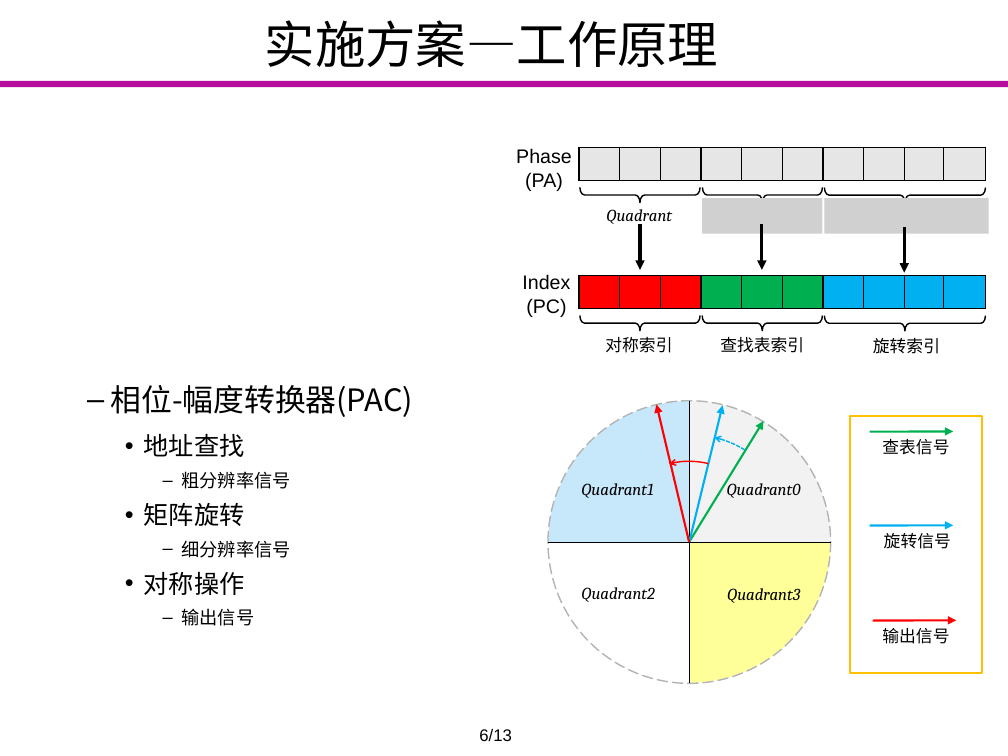
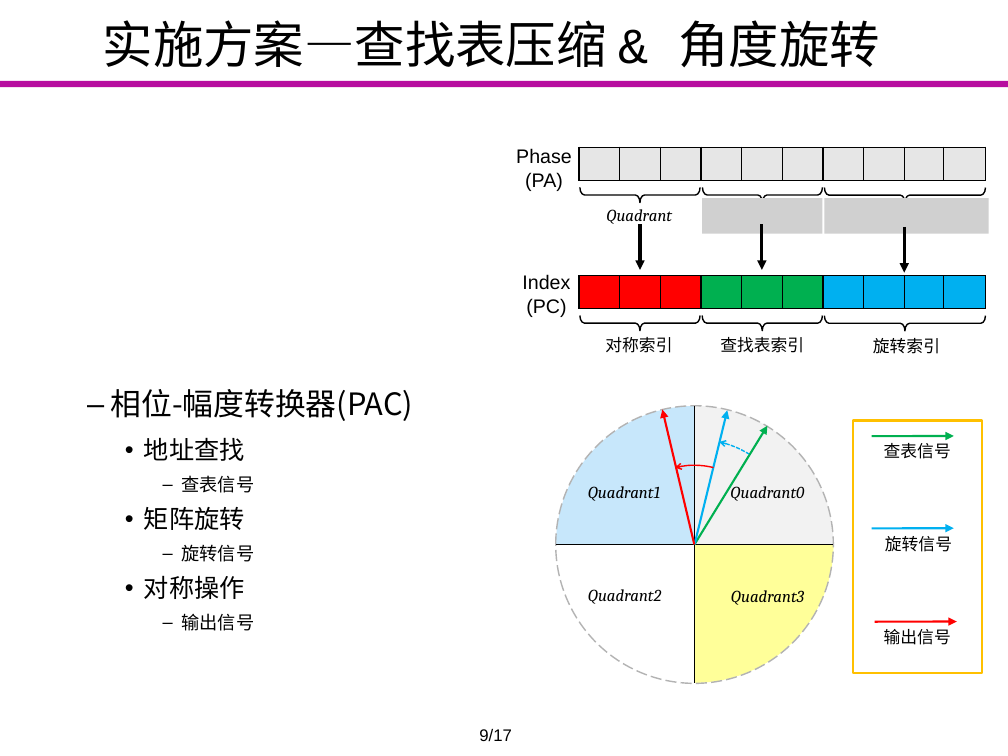
Before and after one commit to Markov2016/lunwen, a slide deck: slide 9 of dabian/杨一雄_毕业设计答辩.pptx. Drawn at 1008x756 pixels with LibreOffice and Linux fonts; fonts in the diff are those of the drawing; grey boxes stand for pictures; background and template pictures are left out. Boxes give left, top, right and bottom in pixels: in the first picture for what was removed or moved away, otherwise in the second. Text is boxed around its words. In the diff, an @@ line names an element or a change of style, - is before the commit and + after.

```diff
--- a/dabian/杨一雄_毕业设计答辩.pptx
+++ b/dabian/杨一雄_毕业设计答辩.pptx
@@ title at bbox=[103, 20, 880, 67]: text changed @@
-实施方案—工作原理
+实施方案—查找表压缩 & 角度旋转
@@ ellipse: place and size @@
-ellipse at bbox=[548, 401, 831, 683]
+ellipse at bbox=[555, 406, 833, 683]
@@ pie slice (boxed as its full ellipse): place and size @@
-pie slice (boxed as its full ellipse) at bbox=[547, 401, 830, 683]
+pie slice (boxed as its full ellipse) at bbox=[555, 406, 833, 683]
@@ pie slice (boxed as its full ellipse): place and size @@
-pie slice (boxed as its full ellipse) at bbox=[548, 400, 831, 683]
+pie slice (boxed as its full ellipse) at bbox=[556, 405, 834, 683]
@@ pie slice (boxed as its full ellipse): place and size @@
-pie slice (boxed as its full ellipse) at bbox=[548, 401, 831, 684]
+pie slice (boxed as its full ellipse) at bbox=[556, 406, 834, 684]
@@ 3 arrows, 2 arc (boxed as its full ellipse)s, 1 text: place and size @@
-3 arrows, 2 arc (boxed as its full ellipse)s, 1 text at bbox=[582, 404, 800, 649]
+3 arrows, 2 arc (boxed as its full ellipse)s, 1 text at bbox=[589, 409, 804, 650]
@@ line moved from (689, 401) - (689, 683) to (695, 406) - (695, 683) @@
@@ rectangle: place and size @@
-rectangle at bbox=[851, 415, 983, 672]
+rectangle at bbox=[853, 420, 982, 673]
@@ 2 arrows, 1 text: place and size @@
-2 arrows, 1 text at bbox=[870, 431, 954, 525]
+2 arrows, 1 text at bbox=[872, 436, 954, 528]
@@ text at bbox=[182, 475, 255, 493]: text changed @@
-      – 粗分辨率信号
+      – 查表信号
@@ text "Quadrant1": place and size @@
-text "Quadrant1" at bbox=[581, 483, 654, 498]
+text "Quadrant1" at bbox=[588, 486, 661, 501]
@@ text at bbox=[182, 544, 255, 562]: text changed @@
-      – 细分辨率信号
+      – 旋转信号
@@ line moved from (548, 542) - (831, 542) to (555, 544) - (834, 544) @@
@@ text "Quadrant2": place and size @@
-text "Quadrant2" at bbox=[581, 587, 655, 602]
+text "Quadrant2" at bbox=[588, 589, 662, 604]
@@ text "Quadrant3": place and size @@
-text "Quadrant3" at bbox=[727, 588, 800, 603]
+text "Quadrant3" at bbox=[731, 590, 804, 605]
@@ text at bbox=[479, 729, 512, 741]: text changed @@
-6/13
+9/17
```
Also in this commit, not shown: 15 other slides changed, 1 slide removed, 1 other file.
